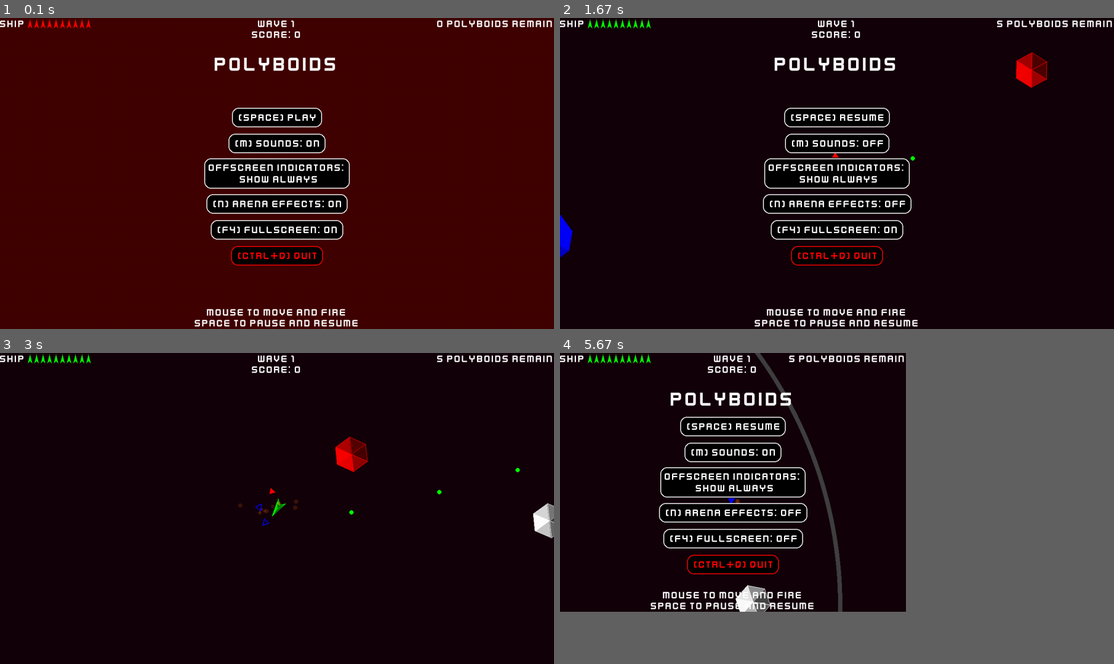
Above: before the commit, frames 1-4 (two rows, left to right).
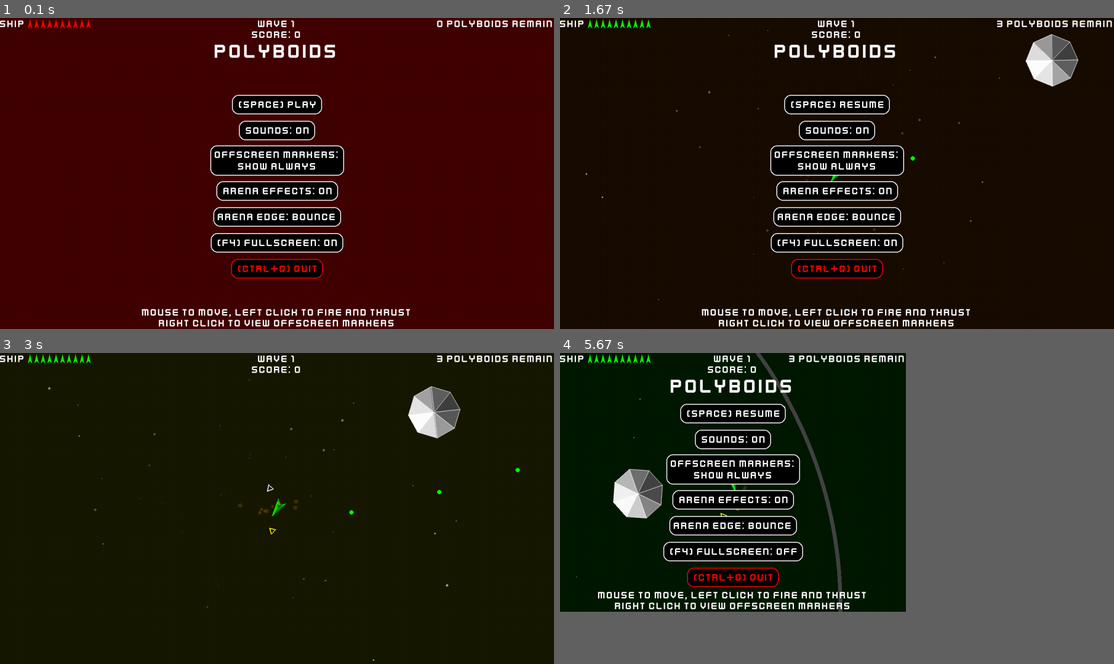
Above: after the commit, the same moments.

Repository: Binary-Ninja/pygame-summer-jam-2024
Game: pygame game, started from main.py
Same seed, same stepped clock (60 frames per second), same inputs: the game is played once before the commit and once after it.
Inputs (mouse positions are in pixels of both pictures, inside the frame that each line leads up to):
- Up to frame 1 (0.1 s): no input
- Up to frame 2 (1.67 s): tap Space at 0.33, 0.73, 1.03, 1.63 s; hold M 0.67-1.2 s; move the mouse to (692, 269) at 0.7 s; press the mouse at (969, 148) at 1.27 s; move the mouse to (886, 173) at 1.37 s; release the mouse at (803, 195) at 1.5 s; hold N from 1.57 s (still down); click (958, 117) at 1.65 s
- Up to frame 3 (3 s): tap Space at 1.93 s; release N at 2.1 s; press the mouse at (409, 483) at 2.17 s; move the mouse to (243, 471) at 2.27 s; release the mouse at (83, 455) at 2.4 s; press the mouse at (409, 483) at 2.5 s; move the mouse to (282, 508) at 2.6 s; release the mouse at (160, 533) at 2.73 s; press the mouse at (409, 483) at 2.83 s; move the mouse to (260, 530) at 2.93 s
- Up to frame 4 (5.67 s): release the mouse at (676, 576) at 3.07 s; press the mouse at (969, 483) at 3.17 s; move the mouse to (842, 471) at 3.27 s; release the mouse at (715, 458) at 3.4 s; tap Space at 3.53, 3.83, 4.1, 5.43 s; click (803, 446) at 3.55 s; hold M 4.03-4.33 s; press the mouse at (969, 483) at 4.4 s; move the mouse to (881, 464) at 4.5 s; release the mouse at (792, 446) at 4.63 s; press the mouse at (969, 483) at 4.73 s; move the mouse to (892, 458) at 4.83 s; release the mouse at (814, 430) at 4.97 s; press the mouse at (969, 483) at 5.07 s; move the mouse to (831, 492) at 5.17 s; release the mouse at (692, 499) at 5.3 s; click (853, 570) at 5.45 s

The runs differ from the first frame. In frame 1, 11% of the frame differs, in the area x 25-74%, y 8-100%; in frame 2, 9.3%; in frame 3, 2.2%; in frame 4, 9.2%.

Commit message:
added better offscreen indicators and powerups

Diff:
--- a/main.py
+++ b/main.py
@@ -22,16 +22,16 @@
 LEFT_MOUSE_BUTTON = 1
 MIDDLE_MOUSE_BUTTON = 2
 RIGHT_MOUSE_BUTTON = 3
+
+GAME_TITLE = "POLYBOIDS"
 WINDOWED_RESOLUTION = pg.Vector2(800, 600)
 CURSOR_RADIUS = 7
 FPS_CAP = 0
 
-GAME_TITLE = "POLYBOIDS"
 MIN_ARENA_EDGE_THICKNESS = 3
 ARENA_EDGE_THICKNESS = 10
 ARENA_PULSE_MULTIPLIER = 1
 ARENA_COLOR_MULTIPLIER = 0.5
-PLAYER_DAMAGE_FLASH_MS = 200
 
 
 class IndicatorStatus(enum.Enum):
@@ -40,13 +40,14 @@
     EMPTY = enum.auto()
 
 
-INDICATOR_LINE = "OFFSCREEN INDICATORS:"
-INDICATORS = (IndicatorStatus.ALWAYS, IndicatorStatus.NEVER, IndicatorStatus.EMPTY)
+INDICATOR_LINE = "OFFSCREEN MARKERS:"
+INDICATORS = (IndicatorStatus.NEVER, IndicatorStatus.EMPTY, IndicatorStatus.ALWAYS)
 INDICATOR_TEXT = {
-    IndicatorStatus.NEVER: "              NEVER SHOW",
-    IndicatorStatus.ALWAYS: "            SHOW ALWAYS",
+    IndicatorStatus.NEVER: "           NEVER SHOW",
+    IndicatorStatus.ALWAYS: "         SHOW ALWAYS",
     IndicatorStatus.EMPTY: "WHEN NO ENEMIES IN VIEW",
 }
+MAX_INDICATOR_SENSE = 2000
 
 
 def main() -> None:
@@ -61,6 +62,7 @@
     font = pg.Font(FONT_PATH, 24)
     big_font = pg.Font(FONT_PATH, 48)
     title_text_surf = big_font.render(GAME_TITLE, True, Color.WHITE)
+    wave_clear_surf = big_font.render("WAVE CLEAR", True, Color.WHITE)
     cursor = pg.cursors.Cursor((CURSOR_RADIUS, CURSOR_RADIUS),
                                utils.make_circle_image(CURSOR_RADIUS, Color.WHITE, Color.BLACK, 3))
     pg.mouse.set_cursor(cursor)
@@ -69,6 +71,8 @@
     debug = False
     effects = True
     show_indicators = IndicatorStatus.ALWAYS
+    force_show_indicators = False
+    edge_portal = False
     paused = True
     score = 0
     wave = 1
@@ -85,12 +89,13 @@
     pulse = 0
 
     # Create the pause menu buttons.
-    resume_button = sprites.Button(-130)
-    sounds_button = sprites.Button(-70)
-    indicator_button = sprites.Button(0, 70)
-    color_button = sprites.Button(70)
-    fullscreen_button = sprites.Button(130)
-    quit_button = sprites.Button(190)
+    resume_button = sprites.Button(-160)
+    sounds_button = sprites.Button(-100)
+    indicator_button = sprites.Button(-30, 70)
+    color_button = sprites.Button(40)
+    edge_button = sprites.Button(100)
+    fullscreen_button = sprites.Button(160)
+    quit_button = sprites.Button(220)
 
     # The center of the arena is the light source, so you can always locate it.
     light_source = (0, 0)
@@ -106,14 +111,17 @@
 
     def make_bullet_image(c: tuple[int, int, int]) -> pg.Surface:
         return utils.make_circle_image(sprites.PLAYER_BULLET_RADIUS, c, Color.BLACK)
+
     bullets = utils.ParticleGroup(utils.ImageCache(make_bullet_image))  # noqa
 
     def make_debris_image(item: tuple[int, tuple[int, int, int]]) -> pg.Surface:
         return utils.make_circle_image(item[0], item[1], Color.BLACK)
+
     debris_particles = utils.ParticleGroup(utils.ImageCache(make_debris_image))  # noqa
 
     def make_nebula_image(item: tuple[int, tuple[int, int, int]]) -> pg.Surface:
         return utils.make_circle_image(item[0], item[1], Color.BLACK)
+
     nebula_particles = utils.ParticleGroup(utils.ImageCache(make_nebula_image), pg.BLEND_ADD)  # noqa
 
     while True:
@@ -140,28 +148,25 @@
                     fullscreen = not fullscreen
                     screen = utils.create_display(WINDOWED_RESOLUTION, fullscreen)
 
-                if event.key == pg.K_m:
-                    sounds.muted = not sounds.muted
-                    if not sounds.muted and paused:
-                        sounds.play("fire_gun.wav")
-
-                if event.key == pg.K_n:
-                    effects = not effects
-
             if event.type == pg.MOUSEBUTTONDOWN:
                 if event.button == LEFT_MOUSE_BUTTON and not player.dead:
                     player.thrusting = True
 
                 # Spawn enemies in debug mode.
                 if event.button == MIDDLE_MOUSE_BUTTON and not paused and debug:
+                    player.shield = sprites.MAX_SHIELD
                     game_objects.append(o := sprites.Drone(player))
                     o.shield = sprites.MAX_SHIELD
 
+                if event.button == RIGHT_MOUSE_BUTTON:
+                    force_show_indicators = True
+
                 if event.button == RIGHT_MOUSE_BUTTON and not paused and debug:
                     world_coords = event.pos - camera + (random.randrange(20), random.randrange(20))  # noqa
+                    game_objects.append(sprites.PowerUp(world_coords, (0, 0), random.choice(sprites.RANDOM_POWERUPS)))
                     shape = random.choice(sprites.RANDOM_SHAPES)
                     t = random.choice(sprites.RANDOM_TYPES)
-                    # t = ObjectType.GUNNER
+                    t = None
                     d = random.random() + 0
                     o = None
                     if t is ObjectType.ASTEROID:
@@ -174,7 +179,8 @@
                         game_objects.append(o := sprites.Chaser(world_coords, shape, player))
                     if t is ObjectType.GUNNER:
                         game_objects.append(o := sprites.Gunner(world_coords, shape, player))
-                    o.shield = sprites.MAX_SHIELD if random.random() > 0.5 else 0
+                    if o:
+                        o.shield = sprites.MAX_SHIELD if random.random() > 0.5 else 0
                     if o is not None and d > 0.5:
                         for _ in range(random.randint(2, 6)):
                             game_objects.append(d := sprites.Drone(o))
@@ -183,6 +189,9 @@
             if event.type == pg.MOUSEBUTTONUP:
                 if event.button == LEFT_MOUSE_BUTTON:
                     player.thrusting = False
+
+                if event.button == RIGHT_MOUSE_BUTTON:
+                    force_show_indicators = False
 
         # Tick the clock.
         dt = clock.tick(FPS_CAP) / 1000
@@ -214,10 +223,30 @@
             if new_wave:
                 new_wave = False
                 arena_radius = 900 + (wave * 100)
-                for _ in range(wave * 5):
+                for _ in range(2 + wave):
                     pos = utils.random_vector(arena_radius, 500)
                     shape = random.choice(sprites.RANDOM_SHAPES)
-                    t = random.choice(sprites.RANDOM_TYPES)
+                    if wave < 3:
+                        type_sequence = (ObjectType.ASTEROID, ObjectType.ORBITER)
+                    elif wave < 5:
+                        type_sequence = (ObjectType.ASTEROID, ObjectType.ORBITER, ObjectType.RUNNER)
+                    elif wave < 7:
+                        type_sequence = (ObjectType.ASTEROID, ObjectType.ORBITER, ObjectType.RUNNER, ObjectType.CHASER)
+                    elif wave < 9:
+                        type_sequence = (ObjectType.ASTEROID, ObjectType.ORBITER,
+                                         ObjectType.ASTEROID, ObjectType.ORBITER,
+                                         ObjectType.RUNNER, ObjectType.CHASER)
+                    elif wave < 11:
+                        type_sequence = (ObjectType.ASTEROID, ObjectType.ORBITER,
+                                         ObjectType.ASTEROID, ObjectType.ORBITER,
+                                         ObjectType.RUNNER, ObjectType.CHASER,
+                                         ObjectType.GUNNER)
+                    else:
+                        type_sequence = sprites.RANDOM_TYPES
+                    t = random.choice(type_sequence)
+                    s = random.random() * wave > 5
+                    d = random.random() * wave > 7
+                    o = None
                     if t is ObjectType.ASTEROID:
                         game_objects.append(o := sprites.Asteroid(pos, shape))
                     if t is ObjectType.ORBITER:
@@ -228,6 +257,13 @@
                         game_objects.append(o := sprites.Chaser(pos, shape, player))
                     if t is ObjectType.GUNNER:
                         game_objects.append(o := sprites.Gunner(pos, shape, player))
+                    if o and s:
+                        o.shield = sprites.MAX_SHIELD
+                    if o and d:
+                        for _ in range(random.randint(1, 5)):
+                            game_objects.append(d := sprites.Drone(o))
+                            if random.random() > 0.8:
+                                d.shield = sprites.MAX_SHIELD
 
             # Increase death timer.
             if player.dead:
@@ -252,7 +288,7 @@
             # Update game objects.
             game_objects = [go for go in game_objects if go.update(dt, arena_radius, game_objects, sounds,
                                                                    d=debris_particles, p=player, s=screen, c=camera,
-                                                                   b=bullets)]
+                                                                   b=bullets, e=edge_portal)]
             # Count remaining enemies.
             enemies_left = len([go for go in game_objects if go.type in sprites.ENEMY_FACTION])
 
@@ -283,6 +319,9 @@
                             go.vel.scale_to_length(random.randint(50, 200))
                             go.acc = pg.Vector2()
                             go.turn_speed = random.randint(-100, 100)
+                        # Delete all the leftover powerups.
+                        if go.type is ObjectType.POWER_UP:
+                            go.health = 0
 
             # Update particles.
             if effects:
@@ -308,6 +347,8 @@
                 show_indicators = INDICATORS[(INDICATORS.index(show_indicators) + 1) % len(INDICATORS)]
             if color_button.update():
                 effects = not effects
+            if edge_button.update():
+                edge_portal = not edge_portal
             if fullscreen_button.update():
                 fullscreen = not fullscreen
                 screen = utils.create_display(WINDOWED_RESOLUTION, fullscreen)
@@ -363,15 +404,27 @@
 
         # Draw offscreen enemy indicators.
         # Indicators are triangles that point towards the enemy.
-        if not player.dead and show_indicators is not IndicatorStatus.NEVER:
+        # This essentially creates a minimap for the player to locate the remaining enemies.
+        # It also provides useful info like whether the enemy is approaching and how fast it is going.
+        if not player.dead and ((show_indicators is not IndicatorStatus.NEVER) or force_show_indicators):
             # Show the indicators if they should always be shown or if there are no enemies on screen.
-            if show_indicators is IndicatorStatus.ALWAYS or len(enemies_not_on_screen) == enemies_left:
+            if show_indicators is IndicatorStatus.ALWAYS or \
+                    len(enemies_not_on_screen) == enemies_left or force_show_indicators:
                 for go in enemies_not_on_screen:
-                    # The triangle point is at length 50 from the player.
                     draw_vec = go.pos - player.pos
-                    draw_vec.scale_to_length(50)
                     # The triangle is filled if the enemy is approaching, hollow otherwise.
                     width = 2 if (draw_vec * (go.vel - player.vel)) > 0 else 0
+                    # The triangle is further away if the enemy is further away.
+                    # Using a hard limit instead of scaling by arena radius provides more useful info.
+                    # Enemies outside the max sensor range will have their indicators darkened.
+                    if draw_vec.length_squared() > MAX_INDICATOR_SENSE ** 2:
+                        offset = 200
+                        color = sprites.darken(go.color, 0.5)
+                    else:
+                        offset = pg.math.remap(0, MAX_INDICATOR_SENSE ** 2, 25, 200,
+                                               draw_vec.length_squared())
+                        color = go.color
+                    draw_vec.scale_to_length(offset)
                     # Create the two other points to make an equilateral triangle.
                     v1 = draw_vec.rotate(210)
                     v1.scale_to_length(15)
@@ -380,16 +433,20 @@
                     # Center the triangle point in the screen.
                     draw_vec += screen_middle
                     # Draw the enemy indicator.
-                    pg.draw.polygon(screen, go.color, (v1 + draw_vec, draw_vec, v2 + draw_vec), width)
+                    pg.draw.polygon(screen, color, (v1 + draw_vec, draw_vec, v2 + draw_vec), width)
 
         # Draw player damage flash.
         flash_hp = False
-        if (pg.time.get_ticks() - player.last_hit < PLAYER_DAMAGE_FLASH_MS and
+        if (pg.time.get_ticks() - player.last_hit < sprites.DAMAGE_FLASH_MS and
                 (player.shield_bypass or player.shield <= 0)):
             flash_hp = True
             flash_surf = pg.Surface(screen.size)
             flash_surf.fill(Color.DAMAGE_FLASH)
             screen.blit(flash_surf, (0, 0), special_flags=pg.BLEND_ADD)
+
+        # Draw wave clear image.
+        if not paused and wave_timer > 0:
+            screen.blit(wave_clear_surf, wave_clear_surf.get_rect(centerx=screen.get_rect().centerx, y=150))
 
         # Draw new wave image.
         if pg.time.get_ticks() - show_new_wave_image < 2000 and not paused:
@@ -422,16 +479,17 @@
 
         # Draw menu buttons.
         if paused:
-            screen.blit(title_text_surf, title_text_surf.get_rect(centerx=screen.get_rect().centerx, y=80))
+            screen.blit(title_text_surf, title_text_surf.get_rect(centerx=screen.get_rect().centerx, y=50))
             resume_button.draw(screen, font, " (SPACE) PLAY" if player.dead else " (SPACE) RESUME")
-            sounds_button.draw(screen, font, f" (M) SOUNDS: {"OFF" if sounds.muted else "ON"}")
+            sounds_button.draw(screen, font, f" SOUNDS: {"OFF" if sounds.muted else "ON"}")
+            edge_button.draw(screen, font, f"ARENA EDGE: {"PORTAL" if edge_portal else "BOUNCE"}")
             indicator_button.draw(screen, font, f"{INDICATOR_LINE}\n{INDICATOR_TEXT[show_indicators]}")
-            color_button.draw(screen, font, f" (N) ARENA EFFECTS: {"ON" if effects else "OFF"}")
+            color_button.draw(screen, font, f" ARENA EFFECTS: {"ON" if effects else "OFF"}")
             fullscreen_button.draw(screen, font, f" (F4) FULLSCREEN: {"ON" if fullscreen else "OFF"}")
             quit_button.draw(screen, font, " (CTRL+Q) QUIT", Color.RED)
-            help_surf = font.render("MOUSE TO MOVE AND FIRE", True, Color.WHITE)
+            help_surf = font.render("MOUSE TO MOVE, LEFT CLICK TO FIRE AND THRUST", True, Color.WHITE)
             screen.blit(help_surf, help_surf.get_rect(centerx=screen.get_rect().centerx, bottom=screen.height - 25))
-            help_surf = font.render("SPACE TO PAUSE AND RESUME", True, Color.WHITE)
+            help_surf = font.render("RIGHT CLICK TO VIEW OFFSCREEN MARKERS", True, Color.WHITE)
             screen.blit(help_surf, help_surf.get_rect(centerx=screen.get_rect().centerx, bottom=screen.height))
 
         if debug:
--- a/sprites.py
+++ b/sprites.py
@@ -82,17 +82,18 @@
 ENEMY_FIRE_RATE = 1000
 ENEMY_BULLET_DAMAGE = 1
 
-RUNNER_RUN_DISTANCE = 500
+RUNNER_RUN_DISTANCE = 400
 GUNNER_GUN_DISTANCE = 300
-
-ARENA_BOUNCE = 0.8
+POWERUP_SUCK_DISTANCE = 200
+
+ARENA_BOUNCE = 0.6
 
 MAX_SHIELD = 10
 SHIELD_BONUS = 2
 
 BOUNCE_DAMAGE = 1
-BOUNCE_I_FRAMES = 200
-DAMAGE_FLASH_MS = 200
+BOUNCE_I_FRAMES = 250
+DAMAGE_FLASH_MS = 250
 
 ASTEROID_HIT_SOUND = "explosion.wav"
 PLAYER_HIT_SOUND = "player_hit.wav"
@@ -101,6 +102,7 @@
 SHIELD_HIT_SOUND = "shield_hit.wav"
 ENEMY_FIRE_GUN_SOUND = "enemy_gun.wav"
 PLAYER_DEATH_SOUND = "player_death.wav"
+POWERUP_SOUND = "power_up.wav"
 
 
 class ObjectShape(enum.Enum):
@@ -110,6 +112,7 @@
     HEXAGON = enum.auto()
     OCTAGON = enum.auto()
     PLAYER = enum.auto()
+    POWER_UP = enum.auto()
 
 
 SHAPE_SCORES = {
@@ -119,12 +122,15 @@
     ObjectShape.HEXAGON: 6,
     ObjectShape.OCTAGON: 8,
     ObjectShape.PLAYER: 0,
+    ObjectShape.POWER_UP: 0,
 }
 
-RANDOM_SHAPES = (ObjectShape.TRIANGLE, ObjectShape.SQUARE, ObjectShape.HEXAGON, ObjectShape.OCTAGON)
+RANDOM_SHAPES = (ObjectShape.TRIANGLE, ObjectShape.SQUARE, ObjectShape.HEXAGON, ObjectShape.OCTAGON,
+                 ObjectShape.SQUARE, ObjectShape.HEXAGON)
 
 
 class ObjectType(enum.Enum):
+    POWER_UP = enum.auto()
     PLAYER_DRONE = enum.auto()
     ENEMY_DRONE = enum.auto()
     ASTEROID = enum.auto()
@@ -135,12 +141,22 @@
     PLAYER = enum.auto()
 
 
+class PowerUpType(enum.Enum):
+    HEALTH = enum.auto()
+    SHIELD = enum.auto()
+    DRONE = enum.auto()
+
+
+RANDOM_POWERUPS = (PowerUpType.HEALTH, PowerUpType.SHIELD, PowerUpType.DRONE)
+
+
 PLAYER_FACTION = (ObjectType.PLAYER, ObjectType.PLAYER_DRONE)
 ENEMY_FACTION = (ObjectType.ENEMY_DRONE, ObjectType.ASTEROID, ObjectType.ORBITER, ObjectType.RUNNER, ObjectType.CHASER,
                  ObjectType.GUNNER)
 
 
 TYPE_SCORES = {
+    ObjectType.POWER_UP: 0,
     ObjectType.PLAYER: 0,
     ObjectType.PLAYER_DRONE: 0,
     ObjectType.ENEMY_DRONE: 1,
@@ -162,6 +178,7 @@
     ObjectShape.HEXAGON: HEXAGON_TRIANGLES,
     ObjectShape.OCTAGON: OCTAGON_TRIANGLES,
     ObjectShape.PLAYER: PLAYER_POLYGONS,
+    ObjectShape.POWER_UP: PLAYER_POLYGONS,
 }
 
 RADII = {
@@ -171,6 +188,7 @@
     ObjectShape.HEXAGON: 35,
     ObjectShape.OCTAGON: 55,
     ObjectShape.PLAYER: 10,
+    ObjectShape.POWER_UP: 12,
 }
 
 HEALTH = {
@@ -180,15 +198,17 @@
     ObjectShape.HEXAGON: 6,
     ObjectShape.OCTAGON: 8,
     ObjectShape.PLAYER: 10,
+    ObjectShape.POWER_UP: 1,
 }
 
 THRUST = {
     ObjectShape.DRONE: 250,
-    ObjectShape.TRIANGLE: 200,
+    ObjectShape.TRIANGLE: 150,
     ObjectShape.SQUARE: 150,
     ObjectShape.HEXAGON: 100,
     ObjectShape.OCTAGON: 50,
     ObjectShape.PLAYER: 500,
+    ObjectShape.POWER_UP: 200,
 }
 
 COLORS = {
@@ -200,6 +220,7 @@
     ObjectType.RUNNER: Color.BLUE,
     ObjectType.GUNNER: Color.ORANGE,
     ObjectType.CHASER: Color.RED,
+    ObjectType.POWER_UP: Color.BLACK,
 }
 
 
@@ -290,6 +311,10 @@
                 continue
             # Collide and deal damage.
             if self.pos.distance_squared_to(go.pos) < (go.radius + self.radius) ** 2:
+                if go.type is ObjectType.POWER_UP:
+                    go.health = 0
+                    self.owner.apply_powerup(go.p_type, kwargs["sounds"], kwargs["game_objects"])
+                    return False
                 go.health -= self.damage
                 go.shield_bypass = True
                 if go.health > 0 and go.type is not ObjectType.PLAYER_DRONE:
@@ -369,25 +394,46 @@
         self.shield_bypass = False
         self.shield = 0
 
+    def apply_powerup(self, type_: PowerUpType, sounds, objects):
+        # Could possibly add certain powerup abilities to enemies, but very unlikely.
+        pass
+
     def on_screen(self, screen, camera):
         return screen.get_rect().inflate(20, 20).collidepoint(self.pos + camera)
 
     def update(self, dt: float, arena_radius: int, objects, sounds, **kwargs) -> bool:
         if self.health <= 0 and self.type is not ObjectType.PLAYER:
-            for _ in range(40):
-                vel_vector = utils.polar_vector(-random.randint(60, 120), random.randrange(360))
-                kwargs["d"].add(DebrisParticle(self.pos, vel_vector, self.color))
-            if self.on_screen(kwargs["s"], kwargs["c"]) or self.shield_bypass:
-                sounds.play(ASTEROID_BREAK_SOUND)
+            if self.type is not ObjectType.POWER_UP:
+                for _ in range(40):
+                    vel_vector = utils.polar_vector(-random.randint(60, 120), random.randrange(360))
+                    kwargs["d"].add(DebrisParticle(self.pos, vel_vector, self.color))
+                if self.on_screen(kwargs["s"], kwargs["c"]) or self.shield_bypass:
+                    sounds.play(ASTEROID_BREAK_SOUND)
+                # Spawn powerups if not a drone.
+                if self.type in ENEMY_FACTION and self.type is not ObjectType.ENEMY_DRONE:
+                    if random.random() > 0.5:
+                        objects.append(PowerUp(self.pos, self.vel, random.choice(RANDOM_POWERUPS)))
             return False
         self.pos += self.vel * dt
         if self.pos.length_squared() > arena_radius ** 2:
-            self.pos.scale_to_length(arena_radius)
-            self.vel = self.vel.reflect(self.pos) * ARENA_BOUNCE
+            if kwargs["e"]:
+                self.pos.scale_to_length(-arena_radius)
+            else:
+                self.pos.scale_to_length(arena_radius)
+                self.vel = self.vel.reflect(self.pos) * ARENA_BOUNCE
         for go in objects:
             if go is self:
                 continue
             if self.pos.distance_squared_to(go.pos) < (self.radius + go.radius) ** 2:
+                # Don't collide with powerups.
+                if go.type is ObjectType.POWER_UP:
+                    continue
+                # Apply powerups.
+                if self.type is ObjectType.POWER_UP:
+                    if go.type in PLAYER_FACTION:
+                        kwargs["p"].apply_powerup(self.p_type, sounds, objects)  # noqa
+                        return False
+                    continue
                 # Player and player drones don't collide.
                 if self.type in PLAYER_FACTION and go.type in PLAYER_FACTION:
                     continue
@@ -480,6 +526,31 @@
         return super().update(dt, arena_radius, objects, sounds, **kwargs)
 
 
+class PowerUp(GameObject):
+    def __init__(self, pos: Sequence[float], vel: Sequence[float], type_: PowerUpType):
+        super().__init__(pos, ObjectShape.POWER_UP, ObjectType.POWER_UP, vel)
+        self.p_type = type_
+        self.acc = pg.Vector2()
+
+    def update(self, dt: float, arena_radius: int, objects, sounds, **kwargs) -> bool:
+        player_pos = kwargs["p"].pos
+        if self.pos.distance_squared_to(player_pos) < POWERUP_SUCK_DISTANCE ** 2:
+            self.acc = player_pos - self.pos  # noqa
+            self.acc.scale_to_length(THRUST[self.shape])
+            self.vel += self.acc * dt
+        return super().update(dt, arena_radius, objects, sounds, **kwargs)
+
+    def draw(self, screen: pg.Surface, light_source: Sequence[float], camera: Sequence[float]):
+        color = Color.WHITE
+        if self.p_type is PowerUpType.HEALTH:
+            color = Color.GREEN
+        if self.p_type is PowerUpType.SHIELD:
+            color = Color.BLUE
+        if self.p_type is PowerUpType.DRONE:
+            color = Color.CYAN
+        pg.draw.circle(screen, color, self.pos + camera, self.radius, 5)  # noqa
+
+
 class Orbiter(GameObject):
     def __init__(self, pos: Sequence[float], shape: ObjectShape):
         self.target = utils.random_vector(500)
@@ -519,7 +590,6 @@
         super().__init__(pos, shape, ObjectType.RUNNER, vel)
         self.acc = pg.Vector2()
         self.target = target
-        self.orbit = utils.random_vector(500)
 
     def update(self, dt: float, arena_radius: int, objects, sounds, **kwargs) -> bool:
         self.angle = pg.Vector2().angle_to(self.target.pos - self.pos) + 90
@@ -528,7 +598,7 @@
             self.acc.scale_to_length(THRUST[self.shape])
             self.vel += self.acc * dt
         else:
-            self.acc = self.orbit - self.pos
+            self.acc = self.target.pos - self.pos
             self.acc.scale_to_length(THRUST[self.shape])
             self.vel += self.acc * dt
         return super().update(dt, arena_radius, objects, sounds, **kwargs)
@@ -598,6 +668,15 @@
         self.gun_pos = self.pos + pg.Vector2(PLAYER_GUN_POS).rotate(self.angle)
         self.last_fire = 0
         self.dead = False
+
+    def apply_powerup(self, type_: PowerUpType, sounds, objects):
+        sounds.play(POWERUP_SOUND)
+        if type_ is PowerUpType.HEALTH:
+            self.health += 1
+        if type_ is PowerUpType.SHIELD:
+            self.shield = MAX_SHIELD
+        if type_ is PowerUpType.DRONE:
+            objects.append(Drone(self))
 
     def update(self, dt: float, arena_radius: int, objects, sounds, **kwargs) -> bool:
         if self.dead:
Not shown, added: sounds/power_up.wav
